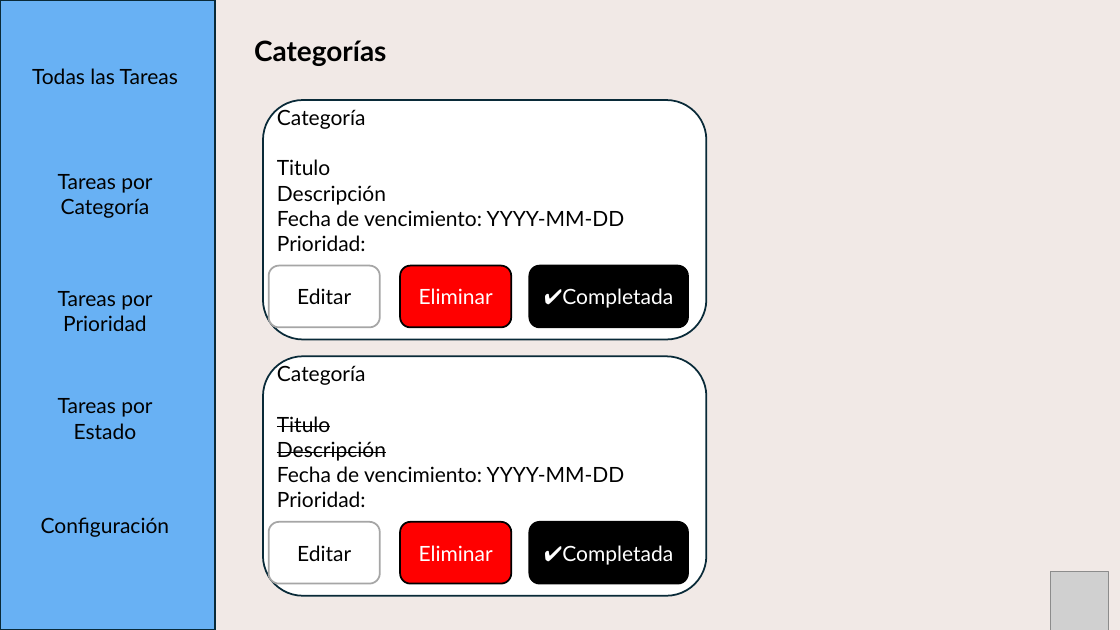
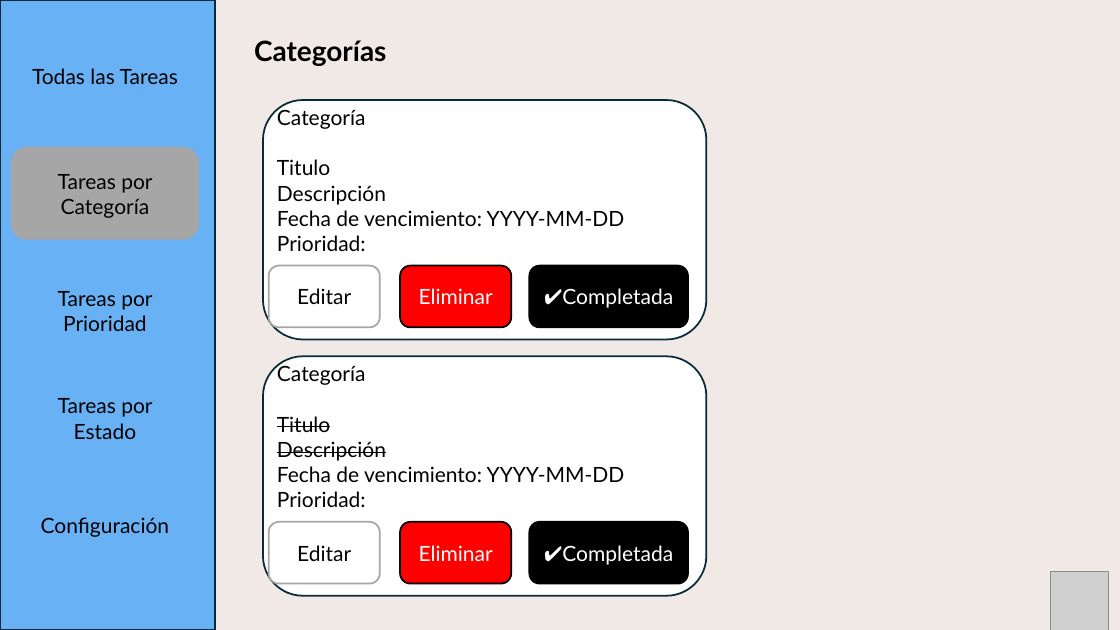
Before and after one commit to Craos6518/Proyecto_To_Do_list_TMS-2024-2, a slide deck: slide 7 of Documentación/Pantalla/Panrtallas.pptx. Drawn at 1120x630 pixels with LibreOffice and Linux fonts; fonts in the diff are those of the drawing; grey boxes stand for pictures. Boxes give left, top, right and bottom in pixels: in the first picture for what was removed or moved away, otherwise in the second. Text is boxed around its words. In the diff, an @@ line names an element or a change of style, - is before the commit and + after.

```diff
--- a/Documentación/Pantalla/Panrtallas.pptx
+++ b/Documentación/Pantalla/Panrtallas.pptx
@@ rounded rectangle "Tareas por Categoría" resized from (x1=58, y1=174, x2=152, y2=218) to (x1=11, y1=147, x2=199, y2=239) @@
@@ rounded rectangle "Tareas por Categoría" at (x1=11, y1=147, x2=199, y2=239): fill none to #A6A6A6 @@
```
Also in this commit, not shown: 3 other slides changed, 12 other files.
